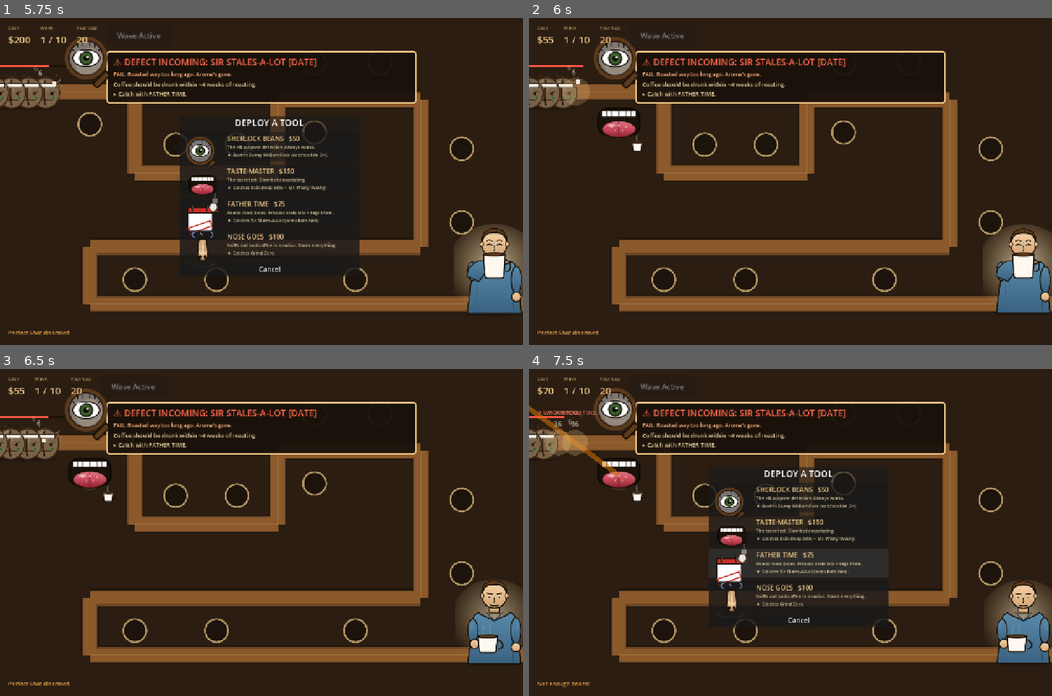
Above: before the commit, frames 1-4 (two rows, left to right).
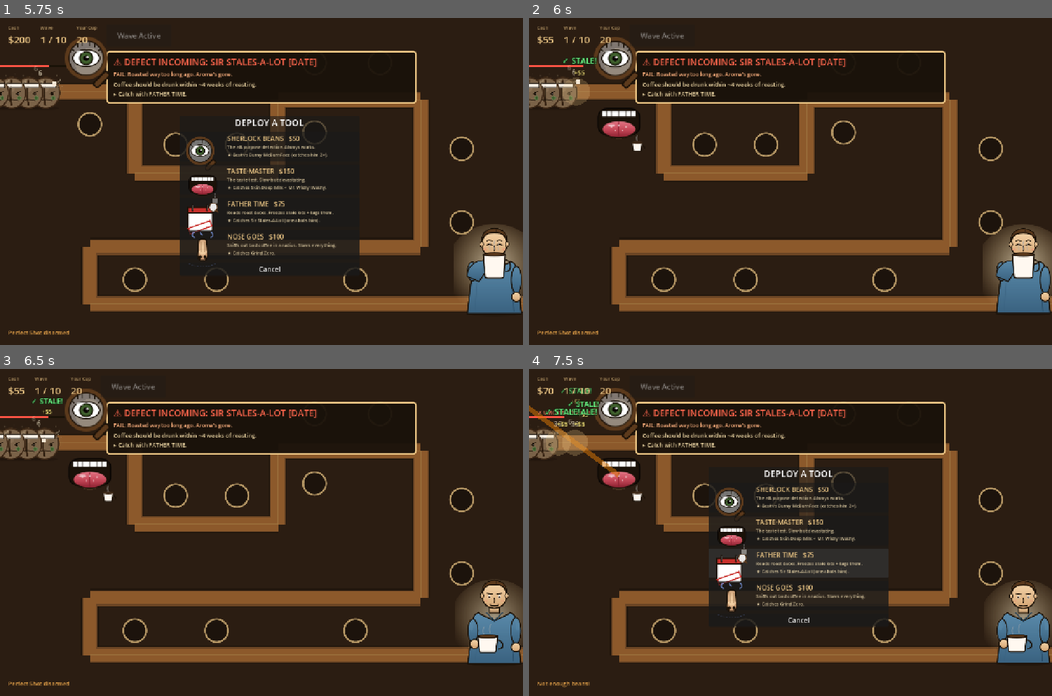
Above: after the commit, the same moments.

Repository: kanencoffee/grounds-for-defense-godot
Game: Godot game, scene res://scenes/main.tscn
Two runs of this game, one before a commit and one after it. Both use one fixed random seed, a clock stepped at 60 frames per second and the inputs below.
Inputs (mouse positions are in pixels of both pictures, inside the frame that each line leads up to):
- Up to frame 1 (5.75 s): click "Start Wave" at 0.5 s; click "Start Wave" at 1.25 s; click "Skip All" at 2 s; click "Start Wave" at 2.75 s; tap Enter at 3.5 s; move the mouse to (88, 63) at 3.52 s; tap P at 3.6, 5.1 s; click (88, 63) at 3.67 s; click (271, 145) at 4.27 s; move the mouse to (88, 122) at 5.02 s; click (88, 122) at 5.17 s
- Up to frame 2 (6 s): click (800, 178) at 5.77 s
- Up to frame 3 (6.5 s): no input
- Up to frame 4 (7.5 s): move the mouse to (706, 496) at 6.52 s; tap P at 6.6 s; click (706, 496) at 6.67 s; click (800, 561) at 7.27 s

Frame 1 is identical in both runs. In frame 2, less than 0.1% of the frame differs, in the area x 6-13%, y 11-18%; in frame 3, less than 0.1%; in frame 4, 0.3%, in the area x 3-14%, y 5-18%.

Commit message:
Show defect type name + bounty when each enemy is caught (e.g., 'STALE! +$5')

Diff:
--- a/scripts/main.gd
+++ b/scripts/main.gd
@@ -984,11 +984,20 @@
 	if hp_now <= 0:
 		_kill_enemy(e)
 
+const DEFECT_KILL_LABEL := {
+	"date": "STALE!",
+	"aroma": "PRE-GROUND!",
+	"visual": "OVER-ROASTED!",
+	"taste": "BAD TASTE!",
+	"compound": "POD DEFEATED!",
+}
+
 func _kill_enemy(e):
 	if not e.get_meta("alive"):
 		return
 	e.set_meta("alive", false)
-	beans += e.get_meta("def").bounty
+	var def = e.get_meta("def")
+	beans += def.bounty
 	Sfx.play("enemyDie")
 	_update_hud()
 	# poof
@@ -999,6 +1008,45 @@
 	tw.tween_property(poof, "scale", Vector2(2.5,2.5), 0.4)
 	tw.parallel().tween_property(poof, "modulate:a", 0.0, 0.4)
 	tw.finished.connect(func(): poof.queue_free())
+	# Defect-type popup at kill position
+	var defect_key = def.get("defect", "")
+	var label_text = DEFECT_KILL_LABEL.get(defect_key, "CAUGHT!")
+	_spawn_kill_label(e.position, label_text, "+$%d" % def.bounty)
+
+func _spawn_kill_label(pos: Vector2, defect_text: String, bounty_text: String):
+	# Green "DEFECT NAME!" with bounty below — pops up + drifts up + fades
+	var box = VBoxContainer.new()
+	box.alignment = BoxContainer.ALIGNMENT_CENTER
+	box.position = pos + Vector2(-90, -90)
+	box.size = Vector2(180, 0)
+	add_child(box)
+	var name_lbl = Label.new()
+	name_lbl.text = "✓ " + defect_text
+	name_lbl.add_theme_font_size_override("font_size", 18)
+	name_lbl.add_theme_color_override("font_color", Color(0.45, 1.0, 0.55))
+	name_lbl.add_theme_color_override("font_outline_color", Color(0.05, 0.15, 0.05))
+	name_lbl.add_theme_constant_override("outline_size", 5)
+	name_lbl.horizontal_alignment = HORIZONTAL_ALIGNMENT_CENTER
+	name_lbl.size_flags_horizontal = Control.SIZE_EXPAND_FILL
+	box.add_child(name_lbl)
+	var bounty_lbl = Label.new()
+	bounty_lbl.text = bounty_text
+	bounty_lbl.add_theme_font_size_override("font_size", 14)
+	bounty_lbl.add_theme_color_override("font_color", Color(1.0, 0.92, 0.5))
+	bounty_lbl.add_theme_color_override("font_outline_color", Color(0.05, 0.05, 0.0))
+	bounty_lbl.add_theme_constant_override("outline_size", 3)
+	bounty_lbl.horizontal_alignment = HORIZONTAL_ALIGNMENT_CENTER
+	bounty_lbl.size_flags_horizontal = Control.SIZE_EXPAND_FILL
+	box.add_child(bounty_lbl)
+	# punch-up scale + drift up + fade
+	box.scale = Vector2(0.5, 0.5)
+	var tw = create_tween()
+	tw.tween_property(box, "scale", Vector2(1.1, 1.1), 0.18).set_trans(Tween.TRANS_BACK).set_ease(Tween.EASE_OUT)
+	tw.tween_property(box, "scale", Vector2(1.0, 1.0), 0.10)
+	tw.parallel().tween_property(box, "position:y", box.position.y - 50, 1.0)
+	tw.tween_interval(0.4)
+	tw.tween_property(box, "modulate:a", 0.0, 0.4)
+	tw.tween_callback(func(): box.queue_free())
 
 func _enemy_update(e, delta):
 	var def = e.get_meta("def")
